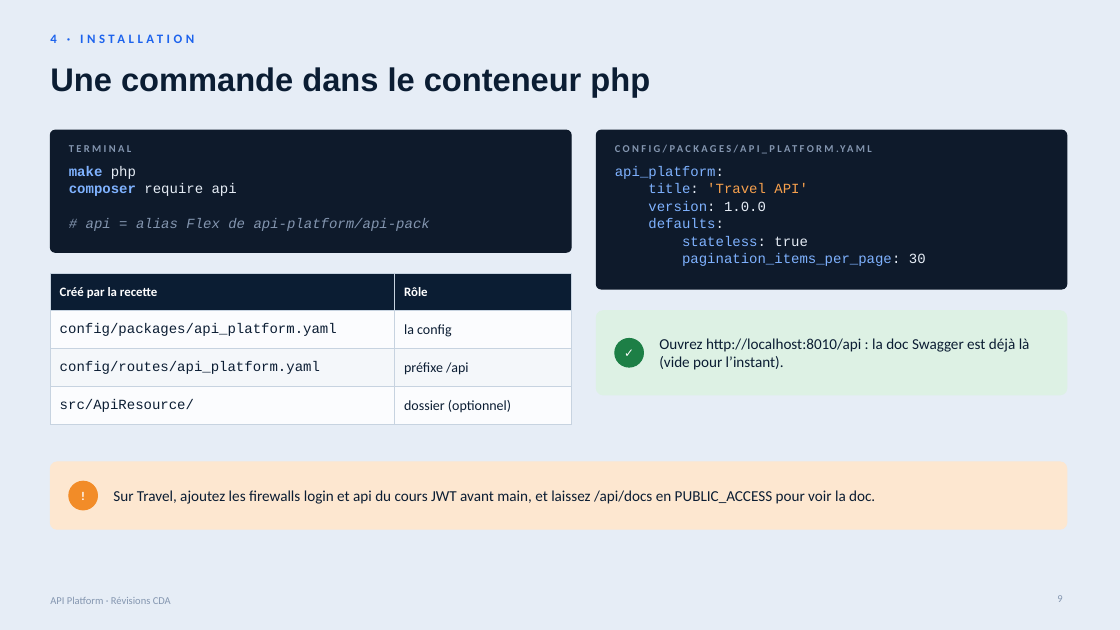
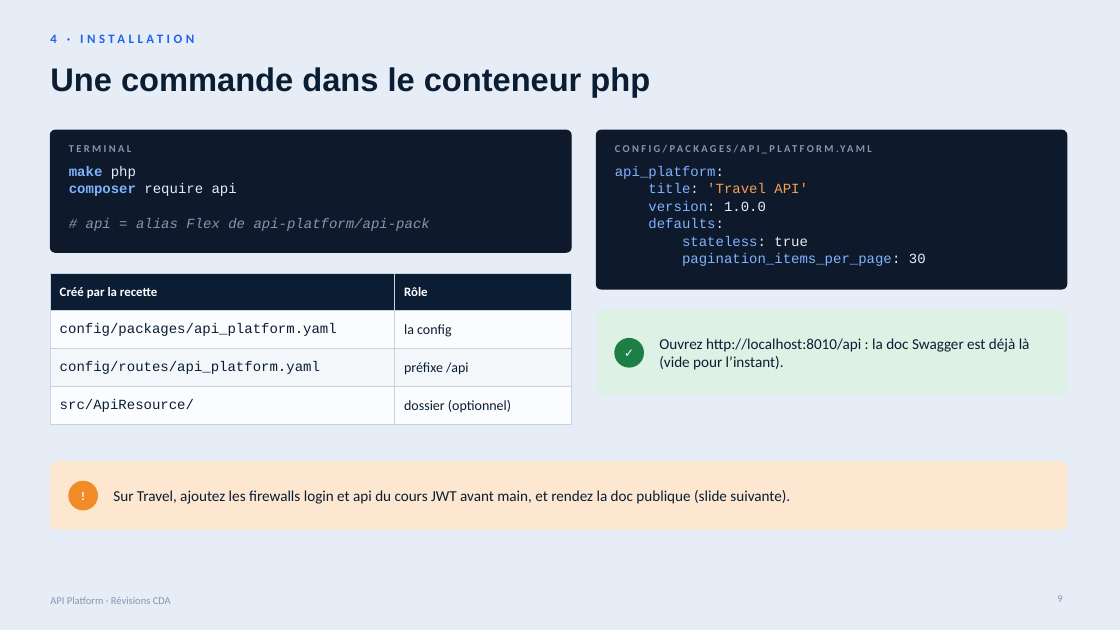
Before and after one commit to JulesThePooh/travel-api, a slide deck: slide 9 of doc/cours-api-platform.pptx. Drawn at 1120x630 pixels with LibreOffice and Linux fonts; fonts in the diff are those of the drawing. Boxes give left, top, right and bottom in pixels: in the first picture for what was removed or moved away, otherwise in the second. Text is boxed around its words. In the diff, an @@ line names an element or a change of style, - is before the commit and + after.

Commit message:
update cours

```diff
--- a/doc/cours-api-platform.pptx
+++ b/doc/cours-api-platform.pptx
@@ text at box(113, 490, 790, 504): text changed @@
-Sur Travel, ajoutez les firewalls login et api du cours JWT avant main, et laissez /api/docs en PUBLIC_ACCESS pour voir la doc.
+Sur Travel, ajoutez les firewalls login et api du cours JWT avant main, et rendez la doc publique (slide suivante).
```
Also in this commit, not shown: 23 other slides changed, 3 slides added, 1 other file.
